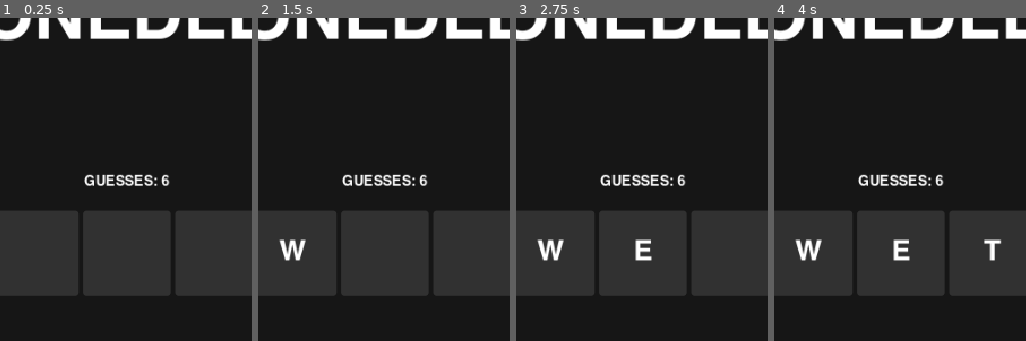
Above: before the commit, frames 1-4 (left to right).
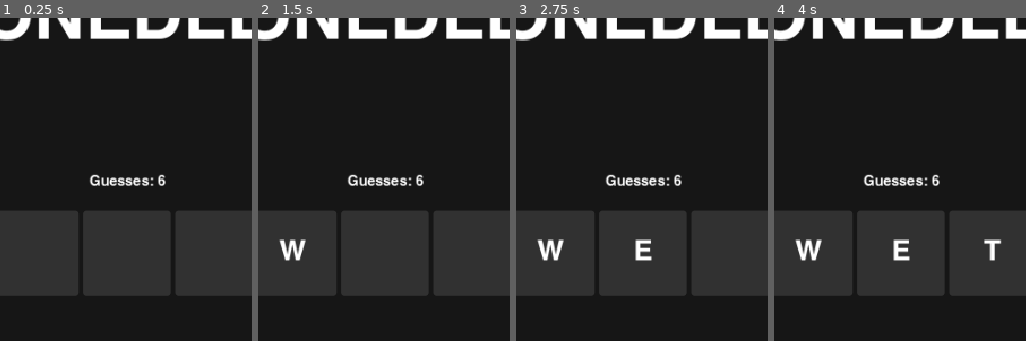
Above: after the commit, the same moments.

Repository: derukaeru/onedle
Game: Godot game, scene res://scenes/main.tscn
Two runs of this game, one before a commit and one after it. Both use one fixed random seed, a clock stepped at 60 frames per second and the inputs below.
Inputs (mouse positions are % of the whole screen's width and height, from its top left):
- Up to frame 1 (0.25 s): no input
- Up to frame 2 (1.5 s): tap Enter at 0.5, 0.6, 1.35 s; move the mouse to (10, 83) at 0.52 s; hold Right 0.53-1.28 s; click (10, 83) at 0.67 s; tap Space at 1.25 s; move the mouse to (19, 83) at 1.27 s; hold Down from 1.28 s (still down); click (19, 83) at 1.42 s
- Up to frame 3 (2.75 s): tap Enter at 2, 2.3 s; move the mouse to (28, 83) at 2.02 s; release Down at 2.03 s; hold Right from 2.03 s (still down); tap Alt at 2.1 s; click (28, 83) at 2.17 s
- Up to frame 4 (4 s): tap Space at 2.75 s; move the mouse to (37, 83) at 2.77 s; release Right at 2.78 s; hold Up 2.78-3.53 s; tap Shift at 2.85 s; click (37, 83) at 2.92 s; tap Enter at 3.05, 3.5, 3.8 s; move the mouse to (46, 83) at 3.52 s; hold Left from 3.53 s (still down); tap Backspace at 3.6 s; click (46, 83) at 3.67 s
The pictures show only the part of the screen within x 25-75%, y 6-56%; the shares and areas given below are measured in that part.

The runs differ from the first frame. In frame 1, 0.9% of the frame differs, in the area x 33-68%, y 48-53%; in frame 2, 0.9%; in frame 3, 0.9%; in frame 4, 0.9%.

Commit message:
feat: added the final animations

Diff:
--- a/scenes/main.gd
+++ b/scenes/main.gd
@@ -8,11 +8,17 @@
 @onready var continue_button: Button = $container/continue
 @onready var guesses_label: Label = $container/guesses
 @onready var letters_animation: AnimationPlayer = $container/LettersAnimationPlayer
+@onready var end_screen_animation: AnimationPlayer = $container/end_screen/AnimationPlayer
+@onready var correct_answer: Label = $container/end_screen/WrongPanel/correct_answer
+@onready var correct_panel: Panel = $container/end_screen/CorrectPanel
+@onready var wrong_panel: Panel = $container/end_screen/WrongPanel
 
 var letter_boxes: Array[Panel] = []
 
 var word_length: int = 5
 var can_type: bool = true
+var can_continue: bool = false
+var was_correct: bool = false
 
 var max_guesses: int = 6
 var guesses: int = max_guesses
@@ -30,7 +36,6 @@
 		letter_boxes.append(box)
 
 	new_word()
-	can_type = true
 
 func _input(event: InputEvent) -> void:
 	if event is InputEventKey and event.is_pressed() and not event.is_echo():
@@ -72,29 +77,45 @@
 
 func submit_guess() -> void:
 	if current_guess.length() != word_length: return
+	current_guess = current_guess.to_lower()
 
-	if not valid_words.has(current_guess.to_lower()):
+	if not valid_words.has(current_guess):
 		letters_animation.play("invalid")
 		return
 
 	guesses -= 1
 	reveal_guess()
 
-	# if not guessed correct and no guesses left
-	if guesses <= 0:
-		# lose
-		pass
-
 	can_type = false
-	guesses_label.text = "GUESSES: %d" % guesses
+	guesses_label.text = "Guesses: %d" % guesses
 
 func reveal_guess() -> void:
 	for i in range(word_length):
 		await get_tree().create_timer(0.2).timeout
 		letter_boxes[i].reveal_letter(i, answer)
 
-func reveal_answer() -> void:
-	pass
+	await get_tree().create_timer(0.2).timeout
+
+	if guesses <= 0:
+		await get_tree().create_timer(1.0).timeout
+		end_screen.show()
+		wrong_panel.show()
+		end_screen_animation.play("open_wrong")
+		correct_answer.text = "Answer: " + answer.to_upper()
+		was_correct = false
+
+		can_type = false
+	elif current_guess == answer:
+		await get_tree().create_timer(1.0).timeout
+		end_screen.show()
+		correct_panel.show()
+		end_screen_animation.play("open_correct")
+		was_correct = true
+
+		can_type = false
+	else:
+		can_continue = true
+		continue_button.show()
 
 func backspace(event: InputEvent) -> void:
 	if event is InputEventMouseButton and event.is_pressed() and not event.is_echo():
@@ -128,11 +149,41 @@
 
 func new_word() -> void:
 	answer = answers.pick_random()
+	can_type = true
 
 func clear() -> void:
+	if not can_continue: return
+
 	for i in range(word_length):
 		await get_tree().create_timer(0.1).timeout
 		letter_boxes[i].reset()
 
 	can_type = true
+	can_continue = false
 	current_guess = ""
+	continue_button.hide()
+
+func restart() -> void:
+	for i in range(word_length):
+		letter_boxes[i].reset()
+
+	can_type = true
+	can_continue = false
+	continue_button.hide()
+
+	if was_correct:
+		end_screen_animation.play_backwards("open_correct")
+	else:
+		end_screen_animation.play_backwards("open_wrong")
+
+	new_word()
+	continue_button.hide()
+	guesses = 6
+	guesses_label.text = "Guesses: 6"
+	current_guess = ""
+
+	await end_screen_animation.animation_finished
+	end_screen.hide()
+
+	correct_panel.hide()
+	wrong_panel.hide()
--- a/scenes/main.tscn
+++ b/scenes/main.tscn
@@ -28,18 +28,166 @@
 corner_radius_bottom_right = 4
 corner_radius_bottom_left = 4
 
-[sub_resource type="StyleBoxFlat" id="StyleBoxFlat_t4a08"]
-bg_color = Color(0.12225222, 0.12225225, 0.12225217, 1)
+[sub_resource type="StyleBoxFlat" id="StyleBoxFlat_jyhfs"]
+bg_color = Color(0.12156863, 0.12156863, 0.12156863, 1)
 corner_radius_top_left = 8
 corner_radius_top_right = 8
 corner_radius_bottom_right = 8
 corner_radius_bottom_left = 8
 
+[sub_resource type="LabelSettings" id="LabelSettings_ifoc3"]
+font_size = 32
+
+[sub_resource type="StyleBoxFlat" id="StyleBoxFlat_t4a08"]
+bg_color = Color(0.12156863, 0.12156863, 0.12156863, 1)
+corner_radius_top_left = 8
+corner_radius_top_right = 8
+corner_radius_bottom_right = 8
+corner_radius_bottom_left = 8
+
 [sub_resource type="LabelSettings" id="LabelSettings_t4a08"]
 font_size = 32
 
 [sub_resource type="LabelSettings" id="LabelSettings_la05k"]
 font_size = 40
+
+[sub_resource type="Animation" id="Animation_tefeu"]
+length = 0.001
+tracks/0/type = "value"
+tracks/0/imported = false
+tracks/0/enabled = true
+tracks/0/path = NodePath("WrongPanel:position")
+tracks/0/interp = 1
+tracks/0/loop_wrap = true
+tracks/0/keys = {
+"times": PackedFloat32Array(0),
+"transitions": PackedFloat32Array(1),
+"update": 0,
+"values": [Vector2(123.75, 278)]
+}
+tracks/1/type = "value"
+tracks/1/imported = false
+tracks/1/enabled = true
+tracks/1/path = NodePath("WrongPanel:modulate")
+tracks/1/interp = 1
+tracks/1/loop_wrap = true
+tracks/1/keys = {
+"times": PackedFloat32Array(0),
+"transitions": PackedFloat32Array(1),
+"update": 0,
+"values": [Color(1, 1, 1, 1)]
+}
+tracks/2/type = "value"
+tracks/2/imported = false
+tracks/2/enabled = true
+tracks/2/path = NodePath("CorrectPanel:position")
+tracks/2/interp = 1
+tracks/2/loop_wrap = true
+tracks/2/keys = {
+"times": PackedFloat32Array(0),
+"transitions": PackedFloat32Array(1),
+"update": 0,
+"values": [Vector2(124, 278)]
+}
+tracks/3/type = "value"
+tracks/3/imported = false
+tracks/3/enabled = true
+tracks/3/path = NodePath("CorrectPanel:modulate")
+tracks/3/interp = 1
+tracks/3/loop_wrap = true
+tracks/3/keys = {
+"times": PackedFloat32Array(0),
+"transitions": PackedFloat32Array(1),
+"update": 0,
+"values": [Color(1, 1, 1, 0)]
+}
+
+[sub_resource type="Animation" id="Animation_tipki"]
+resource_name = "open_correct"
+length = 0.19999999999999998
+tracks/0/type = "value"
+tracks/0/imported = false
+tracks/0/enabled = true
+tracks/0/path = NodePath("CorrectPanel:position")
+tracks/0/interp = 1
+tracks/0/loop_wrap = true
+tracks/0/keys = {
+"times": PackedFloat32Array(0, 0.2),
+"transitions": PackedFloat32Array(1, 1),
+"update": 0,
+"values": [Vector2(124, 696), Vector2(124, 278)]
+}
+tracks/1/type = "value"
+tracks/1/imported = false
+tracks/1/enabled = true
+tracks/1/path = NodePath("CorrectPanel:modulate")
+tracks/1/interp = 1
+tracks/1/loop_wrap = true
+tracks/1/keys = {
+"times": PackedFloat32Array(0, 0.2),
+"transitions": PackedFloat32Array(1, 1),
+"update": 0,
+"values": [Color(1, 1, 1, 0), Color(1, 1, 1, 1)]
+}
+tracks/2/type = "value"
+tracks/2/imported = false
+tracks/2/enabled = true
+tracks/2/path = NodePath("WrongPanel:position")
+tracks/2/interp = 1
+tracks/2/loop_wrap = true
+tracks/2/keys = {
+"times": PackedFloat32Array(0, 0.2),
+"transitions": PackedFloat32Array(1, 1),
+"update": 0,
+"values": [Vector2(124, 941), Vector2(124, 941)]
+}
+
+[sub_resource type="Animation" id="Animation_o6xl0"]
+resource_name = "open"
+length = 0.19999999999999998
+tracks/0/type = "value"
+tracks/0/imported = false
+tracks/0/enabled = true
+tracks/0/path = NodePath("WrongPanel:position")
+tracks/0/interp = 1
+tracks/0/loop_wrap = true
+tracks/0/keys = {
+"times": PackedFloat32Array(0, 0.2),
+"transitions": PackedFloat32Array(1, 1),
+"update": 0,
+"values": [Vector2(124, 638), Vector2(123.75, 278)]
+}
+tracks/1/type = "value"
+tracks/1/imported = false
+tracks/1/enabled = true
+tracks/1/path = NodePath("WrongPanel:modulate")
+tracks/1/interp = 1
+tracks/1/loop_wrap = true
+tracks/1/keys = {
+"times": PackedFloat32Array(0, 0.2),
+"transitions": PackedFloat32Array(1, 1),
+"update": 0,
+"values": [Color(1, 1, 1, 0), Color(1, 1, 1, 1)]
+}
+tracks/2/type = "value"
+tracks/2/imported = false
+tracks/2/enabled = true
+tracks/2/path = NodePath("CorrectPanel:position")
+tracks/2/interp = 1
+tracks/2/loop_wrap = true
+tracks/2/keys = {
+"times": PackedFloat32Array(0, 0.2),
+"transitions": PackedFloat32Array(1, 1),
+"update": 0,
+"values": [Vector2(124, 934), Vector2(124, 934)]
+}
+
+[sub_resource type="AnimationLibrary" id="AnimationLibrary_tipki"]
+_data = {
+&"RESET": SubResource("Animation_tefeu"),
+&"open_correct": SubResource("Animation_tipki"),
+&"open_wrong": SubResource("Animation_o6xl0")
+}
 
 [sub_resource type="Animation" id="Animation_jyhfs"]
 length = 0.001
@@ -161,7 +309,7 @@
 grow_vertical = 2
 pivot_offset_ratio = Vector2(0.5, 0.5)
 size_flags_horizontal = 4
-text = "GUESSES: 6"
+text = "Guesses: 6"
 label_settings = SubResource("LabelSettings_o5qli")
 horizontal_alignment = 1
 vertical_alignment = 1
@@ -390,7 +538,55 @@
 grow_horizontal = 2
 grow_vertical = 2
 
-[node name="Panel" type="Panel" parent="container/end_screen" unique_id=2033127660]
+[node name="CorrectPanel" type="Panel" parent="container/end_screen" unique_id=925837582]
+visible = false
+modulate = Color(1, 1, 1, 0)
+layout_mode = 1
+anchors_preset = 8
+anchor_left = 0.5
+anchor_top = 0.5
+anchor_right = 0.5
+anchor_bottom = 0.5
+offset_left = -324.0
+offset_top = -174.0
+offset_right = 324.25
+offset_bottom = 198.99982
+grow_horizontal = 2
+grow_vertical = 2
+theme_override_styles/panel = SubResource("StyleBoxFlat_jyhfs")
+
+[node name="restart" type="Button" parent="container/end_screen/CorrectPanel" unique_id=1697718630]
+layout_mode = 1
+anchors_preset = 7
+anchor_left = 0.5
+anchor_top = 1.0
+anchor_right = 0.5
+anchor_bottom = 1.0
+offset_left = -76.125
+offset_top = -110.99982
+offset_right = 75.875
+offset_bottom = -63.0
+grow_horizontal = 2
+grow_vertical = 0
+text = "RESTART"
+
+[node name="Label" type="Label" parent="container/end_screen/CorrectPanel" unique_id=1331544034]
+layout_mode = 1
+anchors_preset = 5
+anchor_left = 0.5
+anchor_right = 0.5
+offset_left = -220.125
+offset_top = 83.0
+offset_right = 220.875
+offset_bottom = 116.0
+grow_horizontal = 2
+text = "Good Job! You got it correct!"
+label_settings = SubResource("LabelSettings_ifoc3")
+horizontal_alignment = 1
+vertical_alignment = 1
+
+[node name="WrongPanel" type="Panel" parent="container/end_screen" unique_id=2033127660]
+visible = false
 layout_mode = 1
 anchors_preset = 8
 anchor_left = 0.5
@@ -400,12 +596,12 @@
 offset_left = -324.25
 offset_top = -174.0
 offset_right = 324.25
-offset_bottom = 199.0
+offset_bottom = 199.00049
 grow_horizontal = 2
 grow_vertical = 2
 theme_override_styles/panel = SubResource("StyleBoxFlat_t4a08")
 
-[node name="restart" type="Button" parent="container/end_screen/Panel" unique_id=1834414166]
+[node name="restart" type="Button" parent="container/end_screen/WrongPanel" unique_id=1834414166]
 layout_mode = 1
 anchors_preset = 7
 anchor_left = 0.5
@@ -420,9 +616,9 @@
 grow_vertical = 0
 pivot_offset_ratio = Vector2(0.5, 0.5)
 theme_override_font_sizes/font_size = 24
-text = "restart"
-
-[node name="answer" type="Label" parent="container/end_screen/Panel" unique_id=1346167575]
+text = "Restart"
+
+[node name="correct_answer" type="Label" parent="container/end_screen/WrongPanel" unique_id=1346167575]
 layout_mode = 1
 anchors_preset = 8
 anchor_left = 0.5
@@ -440,7 +636,7 @@
 horizontal_alignment = 1
 vertical_alignment = 1
 
-[node name="lose" type="Label" parent="container/end_screen/Panel" unique_id=1406414862]
+[node name="lose" type="Label" parent="container/end_screen/WrongPanel" unique_id=1406414862]
 layout_mode = 1
 anchors_preset = 8
 anchor_left = 0.5
@@ -458,9 +654,15 @@
 horizontal_alignment = 1
 vertical_alignment = 1
 
+[node name="AnimationPlayer" type="AnimationPlayer" parent="container/end_screen" unique_id=105359471]
+libraries/ = SubResource("AnimationLibrary_tipki")
+
 [node name="LettersAnimationPlayer" type="AnimationPlayer" parent="container" unique_id=1517616575]
 libraries/ = SubResource("AnimationLibrary_tefeu")
 
+[connection signal="pressed" from="container/continue" to="." method="clear"]
 [connection signal="gui_input" from="container/enter" to="." method="enter"]
 [connection signal="gui_input" from="container/backspace" to="." method="backspace"]
 [connection signal="gui_input" from="container/backspace" to="." method="remove_letter"]
+[connection signal="pressed" from="container/end_screen/CorrectPanel/restart" to="." method="restart"]
+[connection signal="pressed" from="container/end_screen/WrongPanel/restart" to="." method="restart"]
